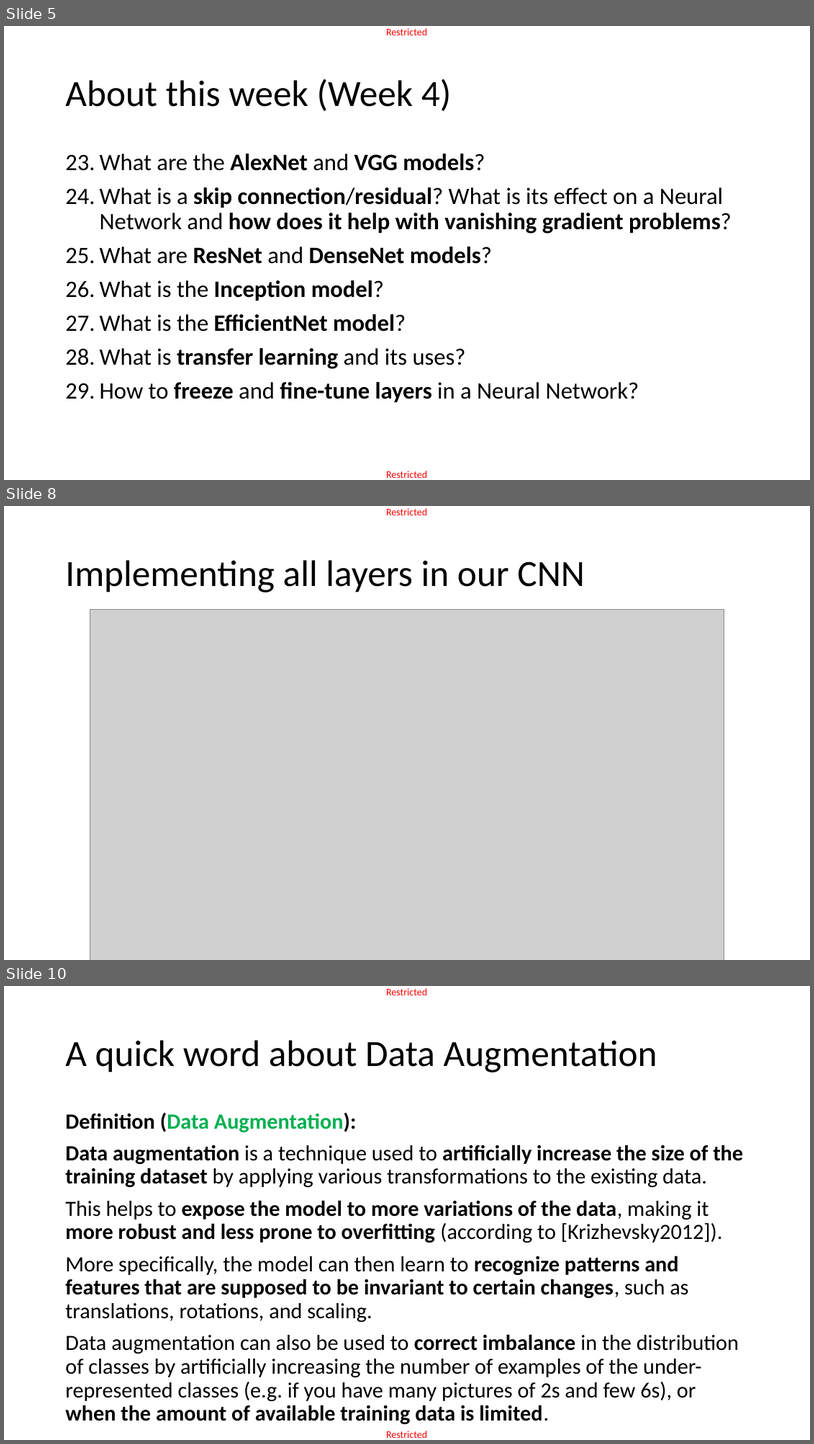
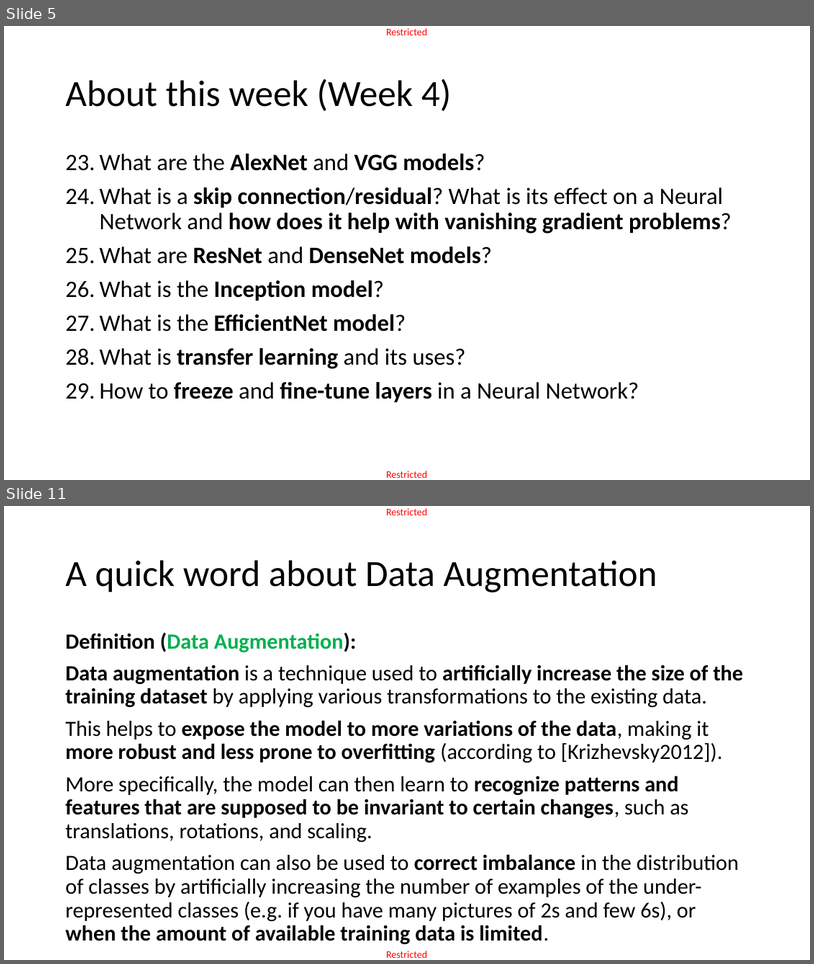
Before and after one commit to matthieudemari/SUTD_DL_50_039, a slide deck: W4/3. W4S3 final/W4S3.pptx. Shown one above the other, each under a label of ours: slides 5, 8 and 10 before the commit, slides 5 and 11 after it; the slides between them are not shown. The pictures are 814x1444 and 814x964 pixels, drawn with LibreOffice and Linux fonts; fonts in the diff are those of the drawing; grey boxes stand for pictures. Boxes give left, top, right and bottom in pixels: in the first picture for what was removed or moved away, otherwise in the second. Text is boxed around its words. In the diff, an @@ line names an element or a change of style, - is before the commit and + after.

```diff
--- a/W4/3. W4S3 final/W4S3.pptx
+++ b/W4/3. W4S3 final/W4S3.pptx
@@ slide 8 removed at (4, 506, 810, 960), background #FFFFFF; not listed: 1 template element that a slide beside it also shows @@
@@ title removed at (65, 560, 585, 592) @@
-Implementing all layers in our CNN
@@ picture removed at (90, 610, 725, 960) @@
@@ what was slide 10 is now slide 11 @@
```
Also in this commit, not shown: 11 slides changed, 1 slide added, 1 other slide removed, 27 other files.
